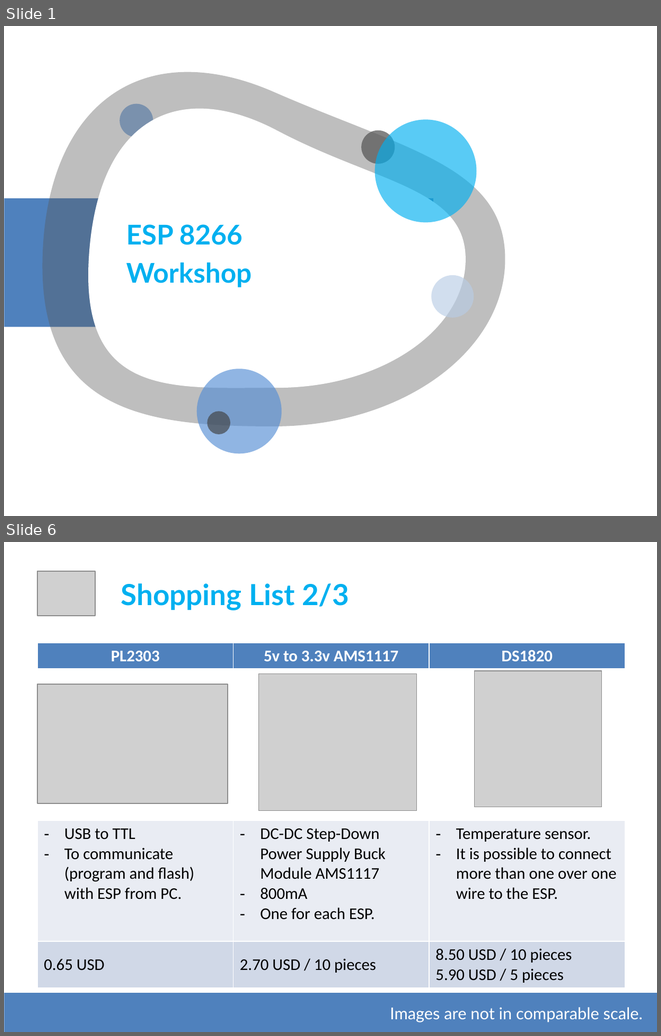
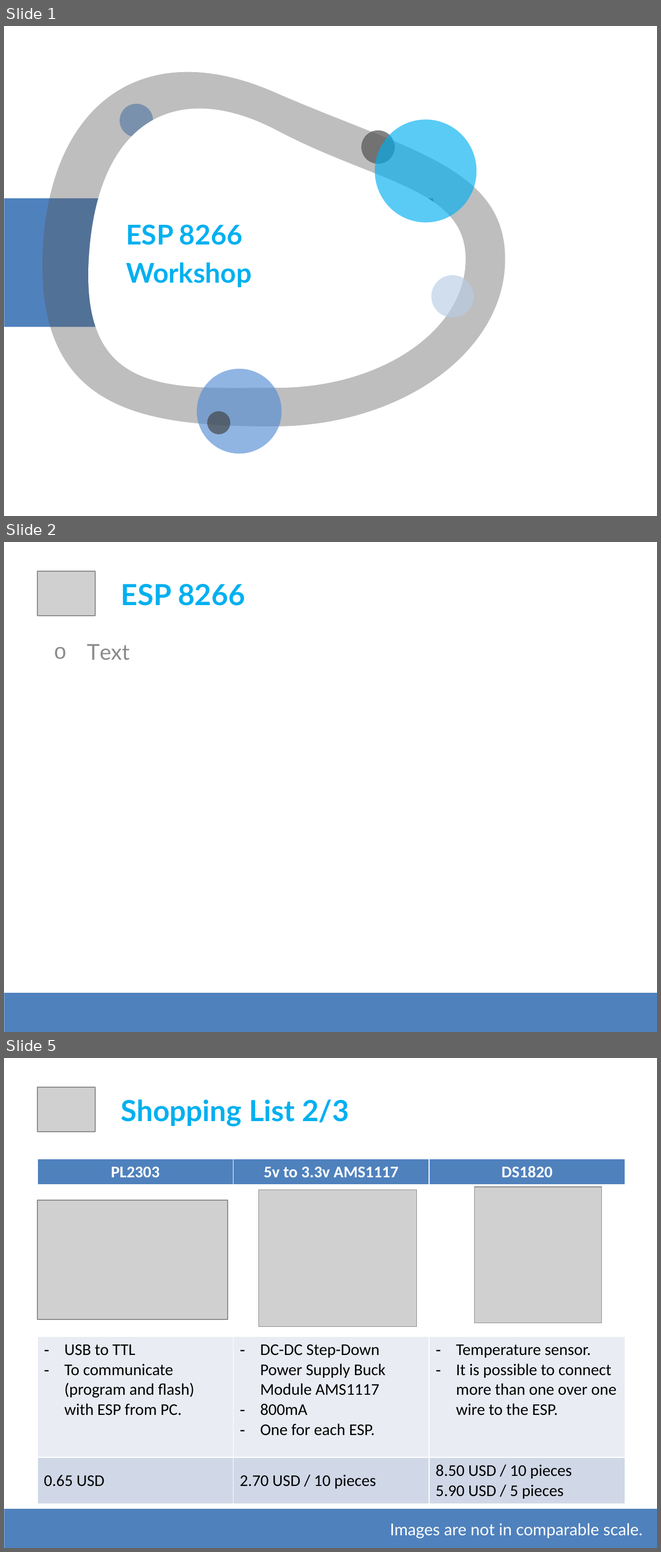
Before and after one commit to apolo-11/es-workshop-esp8266, a slide deck: DevSession - ESP8266.pptx. Shown one above the other, each under a label of ours: slides 1 and 6 before the commit, slides 1, 2 and 5 after it; the slides between them are not shown. The pictures are 661x1036 and 661x1552 pixels, drawn with LibreOffice and Linux fonts; fonts in the diff are those of the drawing; grey boxes stand for pictures. Boxes give left, top, right and bottom in pixels: in the first picture for what was removed or moved away, otherwise in the second. Text is boxed around its words. In the diff, an @@ line names an element or a change of style, - is before the commit and + after.

```diff
--- a/DevSession - ESP8266.pptx
+++ b/DevSession - ESP8266.pptx
@@ slide 2 added at (4, 542, 657, 1032), background #FFFFFF @@
@@ picture added at (37, 571, 95, 616) @@
@@ text added at (121, 584, 245, 606), 32 pt, text #00B0F0, bold @@
+ESP 8266
@@ text added at (87, 644, 130, 660), 24 pt, text #8C8C8C @@
+o Text
@@ rectangle added at (4, 992, 657, 1032), fill #4F81BD @@
@@ what was slide 6 is now slide 5 @@
```
Also in this commit, not shown: 4 slides changed, 4 other slides added, 2 slides removed.
